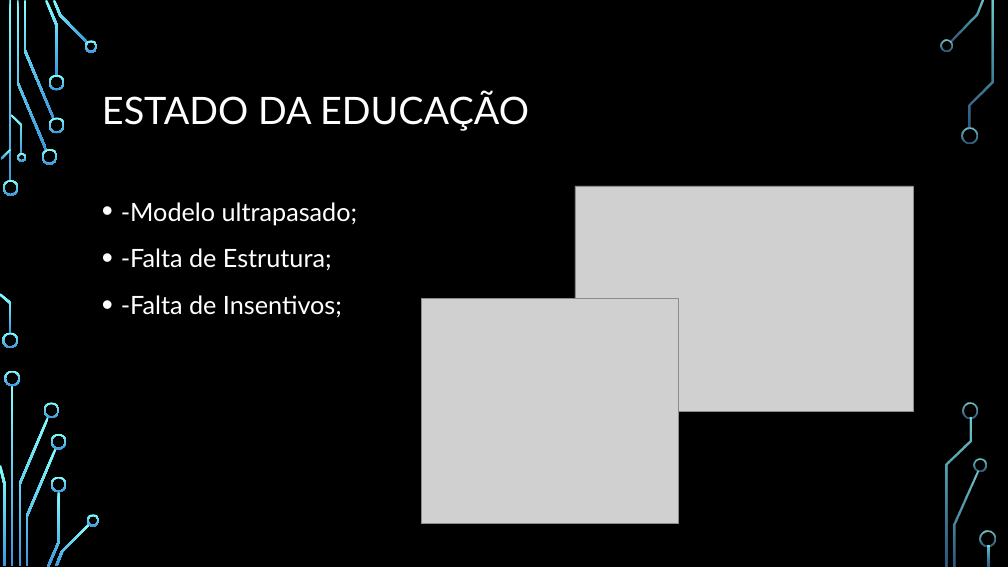
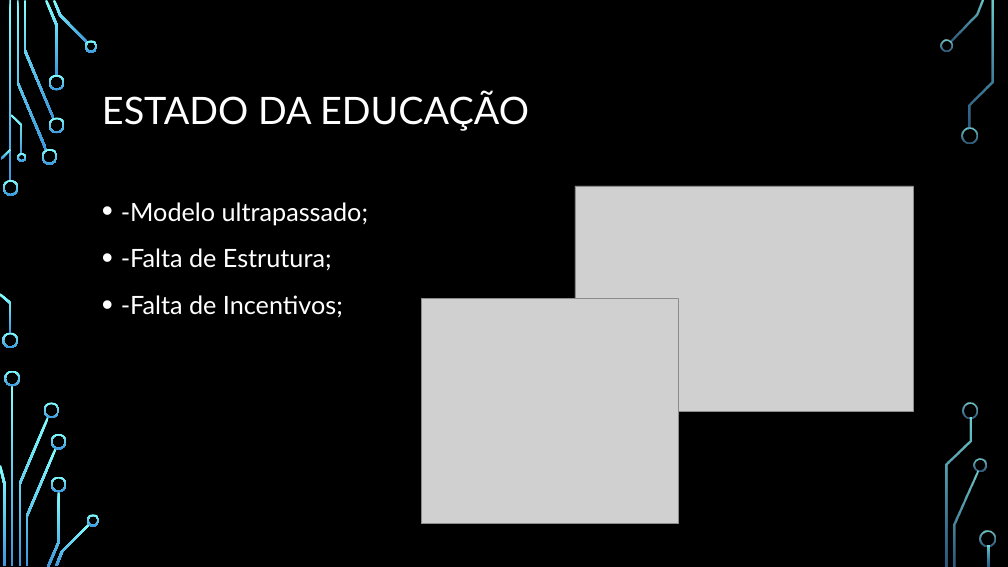
Before and after one commit to ICEI-PUC-Minas-PMGCC-TI/tiaw-pmg-cc-m-20212-gamificacao-na-educacao, a slide deck: slide 2 of Divulgacao/Apresentacao/Gamificação na Educação.pptx. Drawn at 1008x567 pixels with LibreOffice and Linux fonts; fonts in the diff are those of the drawing; grey boxes stand for pictures; background and template pictures are left out. Boxes give left, top, right and bottom in pixels: in the first picture for what was removed or moved away, otherwise in the second. Text is boxed around its words. In the diff, an @@ line names an element or a change of style, - is before the commit and + after.

```diff
--- a/Divulgacao/Apresentacao/Gamificação na Educação.pptx
+++ b/Divulgacao/Apresentacao/Gamificação na Educação.pptx
@@ text at bbox=[121, 202, 368, 225]: text changed @@
-• -Modelo ultrapasado;
+• -Modelo ultrapassado;
@@ text at bbox=[121, 295, 343, 318]: text changed @@
-• -Falta de Insentivos;
+• -Falta de Incentivos;
```
Also in this commit, not shown: 1 other file.
